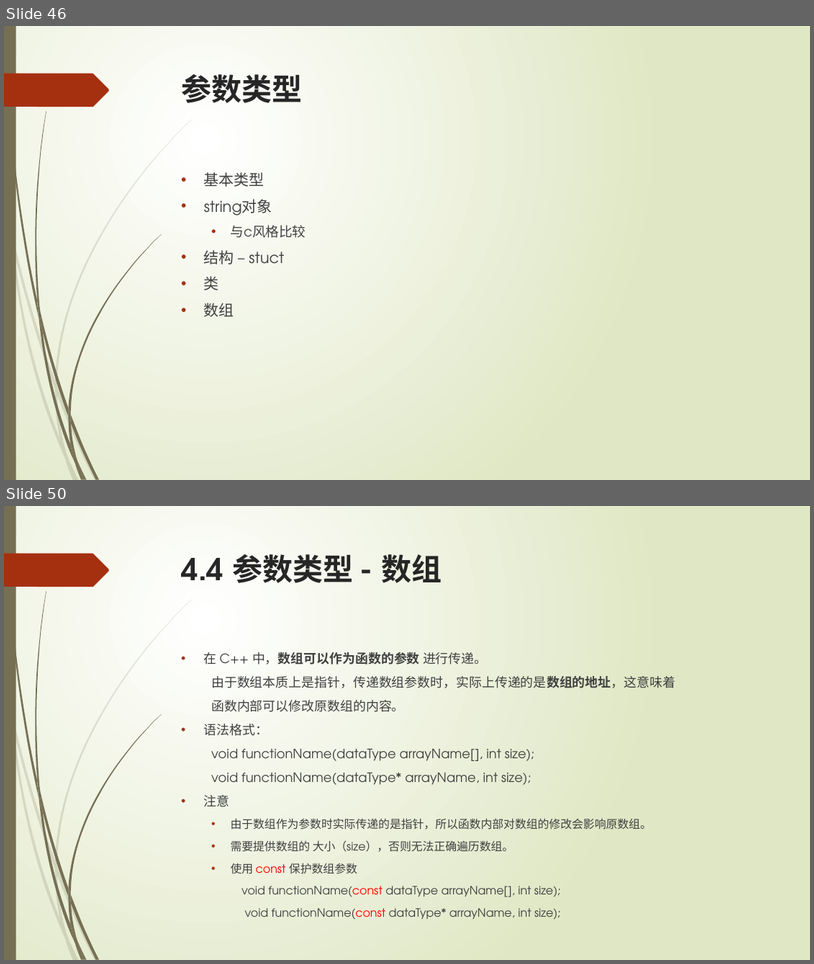
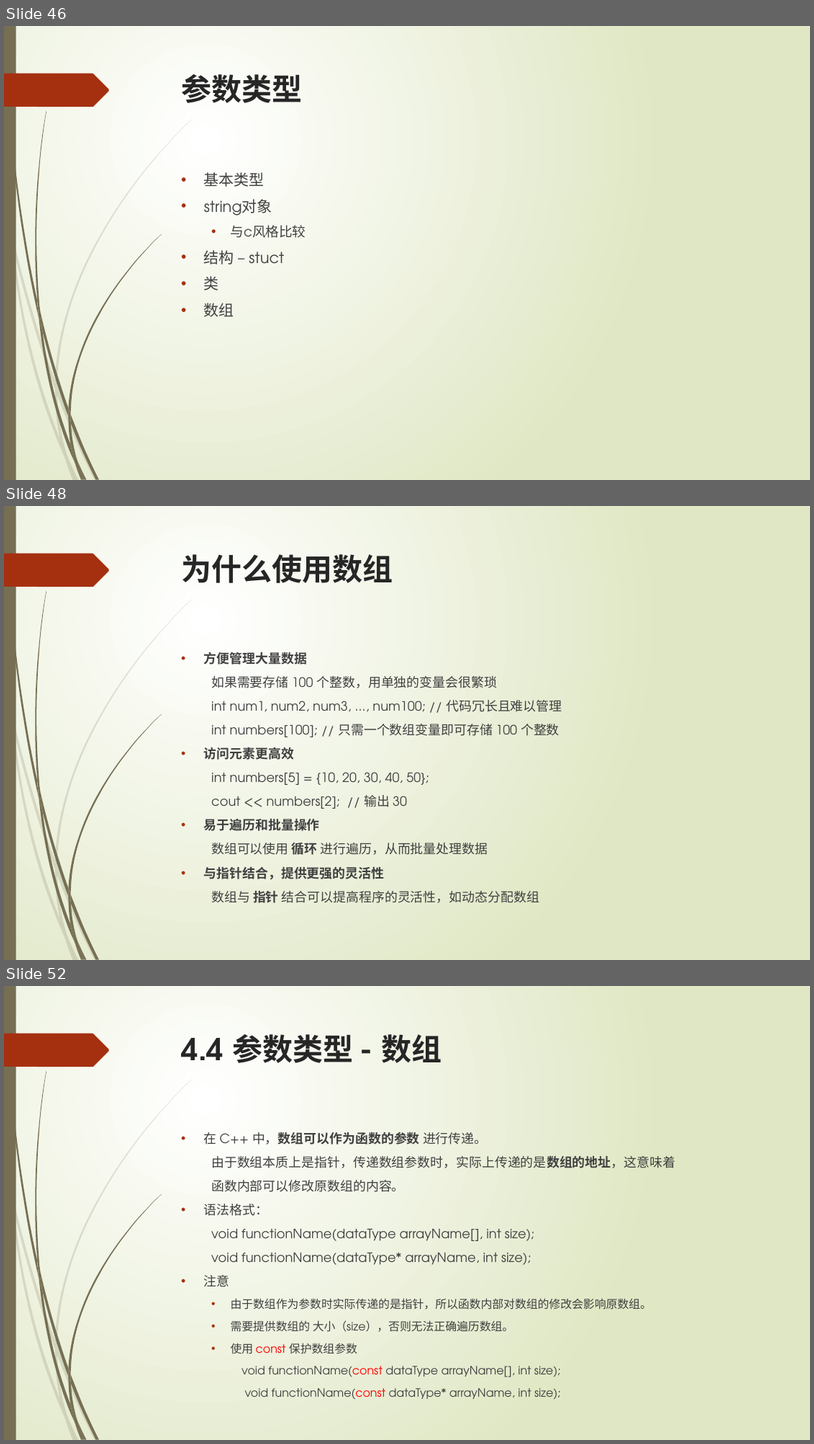
Before and after one commit to liuty2006/learn, a slide deck: learn_cpp/docs/C++语言培训.pptx. Shown one above the other, each under a label of ours: slides 46 and 50 before the commit, slides 46, 48 and 52 after it; the slides between them are not shown. The pictures are 814x964 and 814x1444 pixels, drawn with LibreOffice and Linux fonts; fonts in the diff are those of the drawing. Boxes give left, top, right and bottom in pixels: in the first picture for what was removed or moved away, otherwise in the second. Text is boxed around its words. In the diff, an @@ line names an element or a change of style, - is before the commit and + after.

```diff
--- a/learn_cpp/docs/C++语言培训.pptx
+++ b/learn_cpp/docs/C++语言培训.pptx
@@ slide 48 added at [4,506,810,960], background gradient #FFFFFF to #DFE8C4; not listed: 24 template elements that a slide beside it also shows @@
@@ title added at [182,554,394,583], 36 pt, text #262626, bold @@
+为什么使用数组
@@ text added at [204,652,562,903], 15.3 pt, text #404040 @@
+• 方便管理大量数据
+如果需要存储 100 个整数，用单独的变量会很繁琐
+int num1, num2, num3, ..., num100; // 代码冗长且难以管理
+int numbers[100]; // 只需一个数组变量即可存储 100 个整数
+• 访问元素更高效
+int numbers[5] = {10, 20, 30, 40, 50};
+cout << numbers[2]; // 输出 30
+• 易于遍历和批量操作
+数组可以使用 循环 进行遍历，从而批量处理数据
+• 与指针结合，提供更强的灵活性
+数组与 指针 结合可以提高程序的灵活性，如动态分配数组
@@ what was slide 50 is now slide 52 @@
```
Also in this commit, not shown: 4 slides changed, 2 other slides added, 9 other files.
